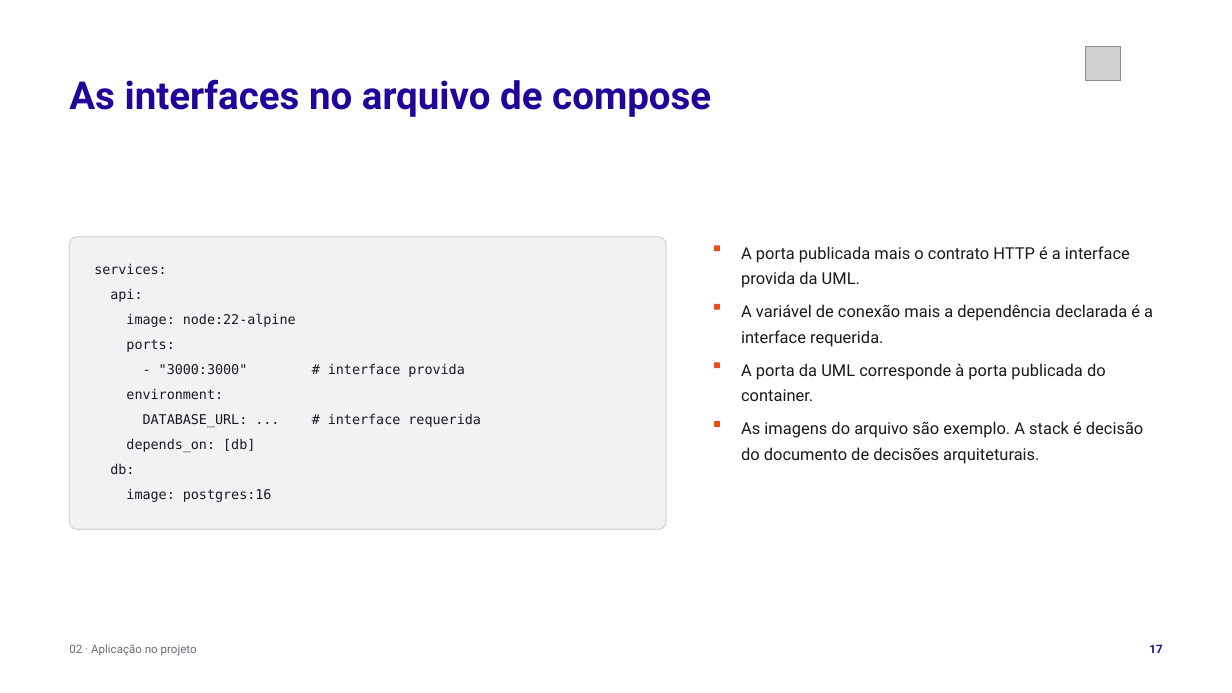
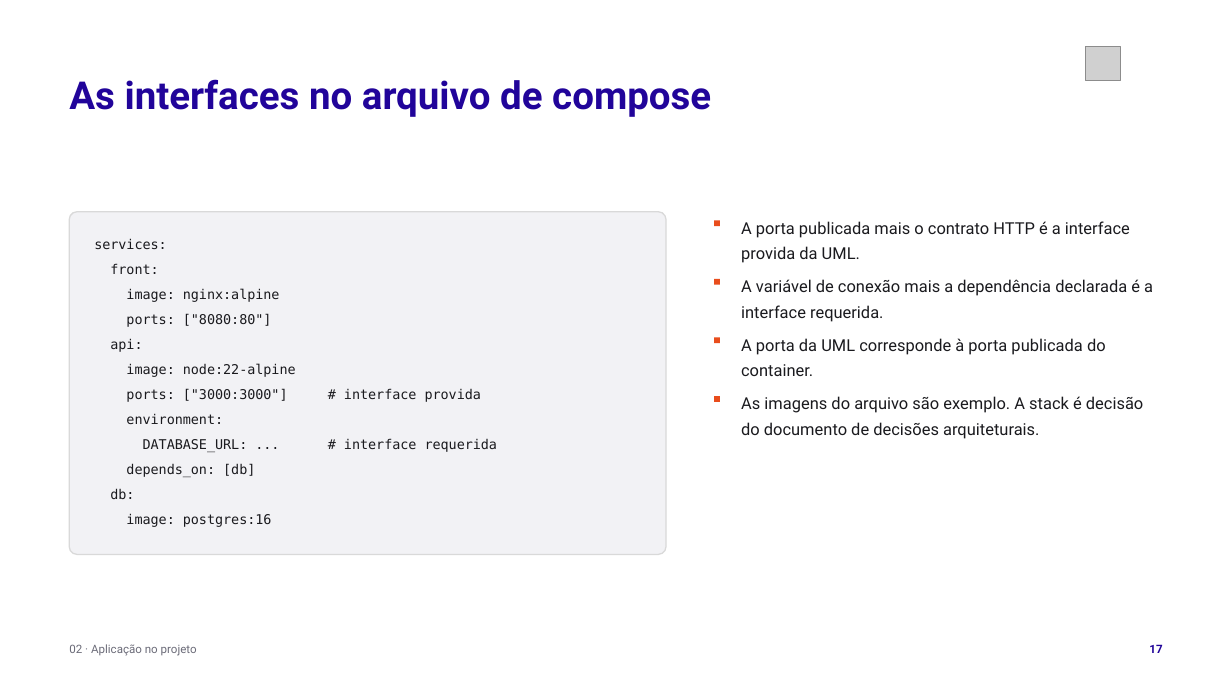
Before and after one commit to tcpassos/invite-app, a slide deck: slide 17 of trabalhos/T1-Docker-Invite-People.pptx. Drawn at 1232x693 pixels with LibreOffice and Linux fonts; fonts in the diff are those of the drawing; grey boxes stand for pictures. Boxes give left, top, right and bottom in pixels: in the first picture for what was removed or moved away, otherwise in the second. Text is boxed around its words. In the diff, an @@ line names an element or a change of style, - is before the commit and + after.

```diff
--- a/trabalhos/T1-Docker-Invite-People.pptx
+++ b/trabalhos/T1-Docker-Invite-People.pptx
@@ rounded rectangle: place and size @@
-rounded rectangle at (69, 237, 666, 530)
+rounded rectangle at (69, 212, 666, 555)
@@ rounded rectangle at (69, 212, 666, 555): proportions changed @@
@@ text added at (110, 263, 158, 274), 10.5 pt, text #1A1A1E @@
+front:
@@ text added at (126, 288, 280, 302), 10.5 pt, text #1A1A1E @@
+image: nginx:alpine
@@ text at (126, 313, 272, 327): text changed @@
-ports:
+ports: ["8080:80"]
@@ text "api:": place and size @@
-text "api:" at (110, 288, 142, 302)
+text "api:" at (110, 338, 142, 352)
@@ text "image: node:22-alpine": place and size @@
-text "image: node:22-alpine" at (126, 313, 296, 327)
+text "image: node:22-alpine" at (126, 363, 296, 377)
@@ text at (126, 388, 481, 402): text changed @@
-- "3000:3000" # interface provida
+ports: ["3000:3000"] # interface provida
@@ 5 texts, 4 rectangles: place and size @@
-5 texts, 4 rectangles at (94, 245, 1153, 464)
+5 texts, 4 rectangles at (94, 220, 1153, 439)
@@ 5 texts: place and size @@
-5 texts at (110, 388, 481, 502)
+5 texts at (110, 413, 498, 527)
```
Also in this commit, not shown: 4 other slides changed, 8 other files.
